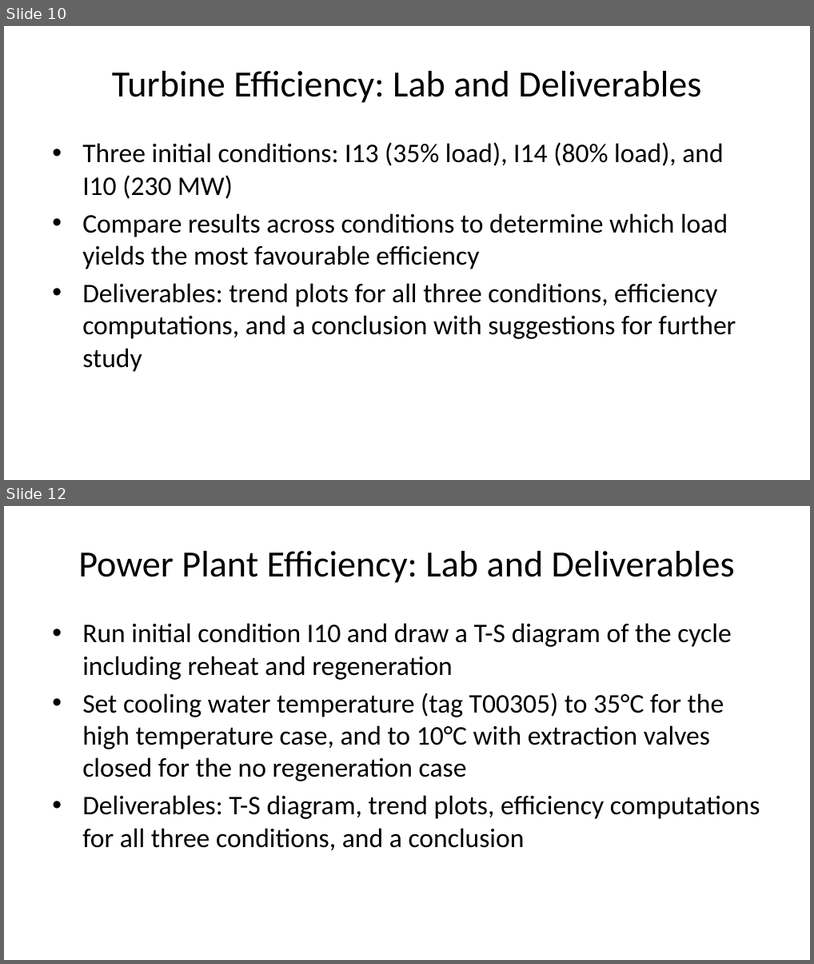
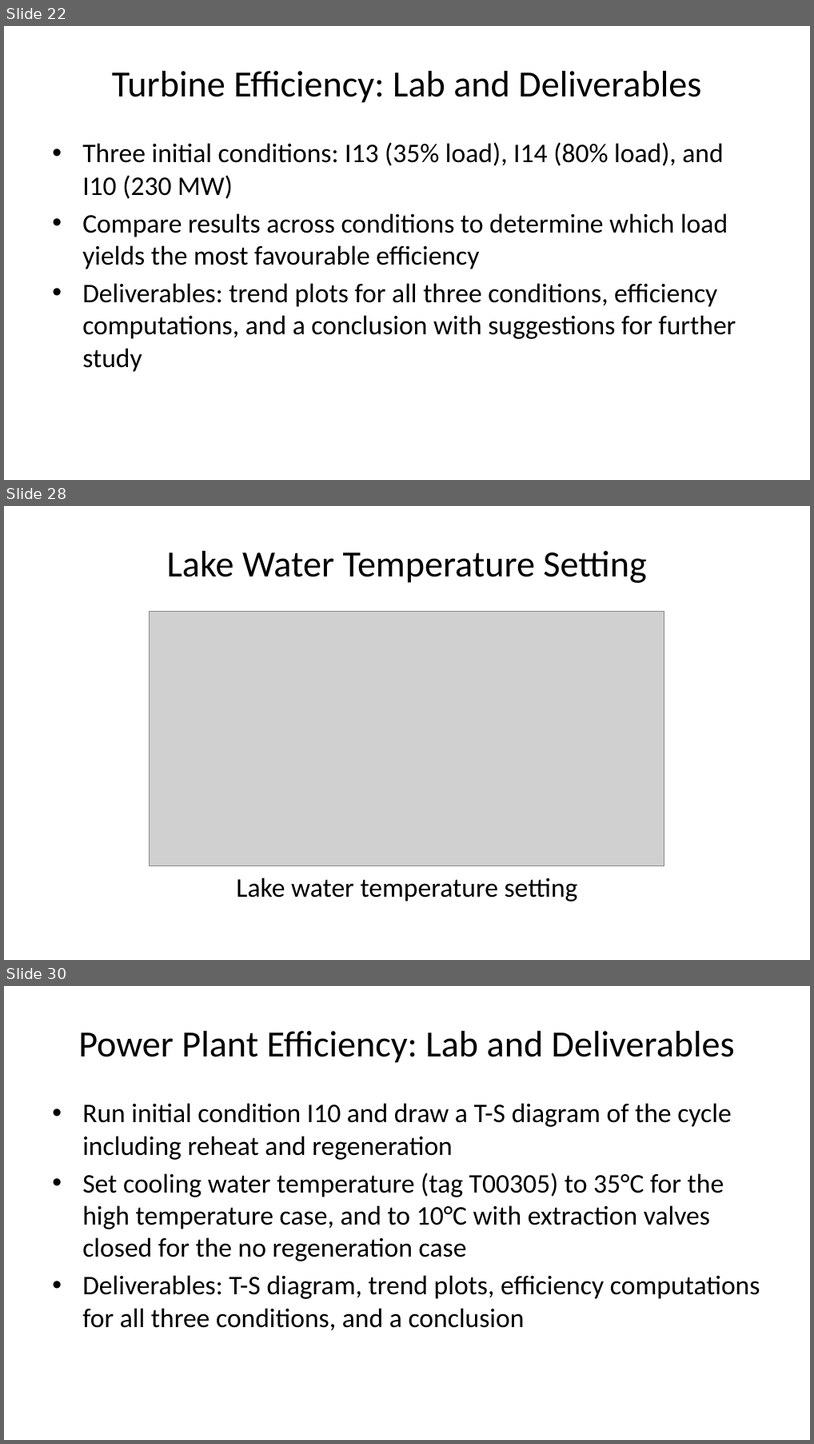
Before and after one commit to volumen25/simlabs, a slide deck: UC2026_simlabs.pptx. Shown one above the other, each under a label of ours: slides 10 and 12 before the commit, slides 22, 28 and 30 after it; the slides between them are not shown. The pictures are 814x964 and 814x1444 pixels, drawn with LibreOffice and Linux fonts; fonts in the diff are those of the drawing; grey boxes stand for pictures. Boxes give left, top, right and bottom in pixels: in the first picture for what was removed or moved away, otherwise in the second. Text is boxed around its words. In the diff, an @@ line names an element or a change of style, - is before the commit and + after.

```diff
--- a/UC2026_simlabs.pptx
+++ b/UC2026_simlabs.pptx
@@ slide 28 added at bbox=[4, 506, 810, 960], background #FFFFFF @@
@@ title added at bbox=[167, 551, 646, 583], 33 pt, text #000000 @@
+Lake Water Temperature Setting
@@ picture added at bbox=[150, 612, 666, 866] @@
@@ text added at bbox=[236, 877, 578, 901], 24 pt, text #000000 @@
+Lake water temperature setting
@@ what was slide 10 is now slide 22 @@
@@ what was slide 12 is now slide 30 @@
```
Also in this commit, not shown: 7 slides changed, 17 other slides added, 6 slides removed, 7 other files.
